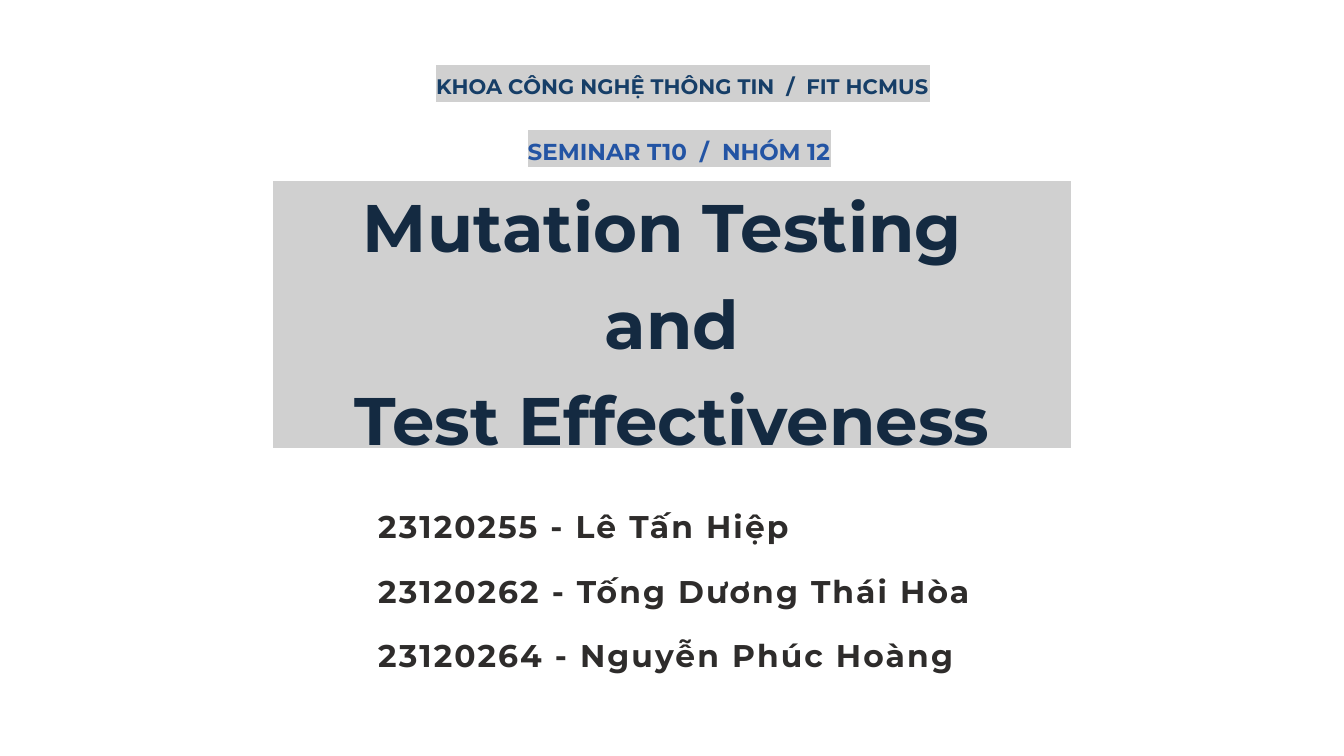
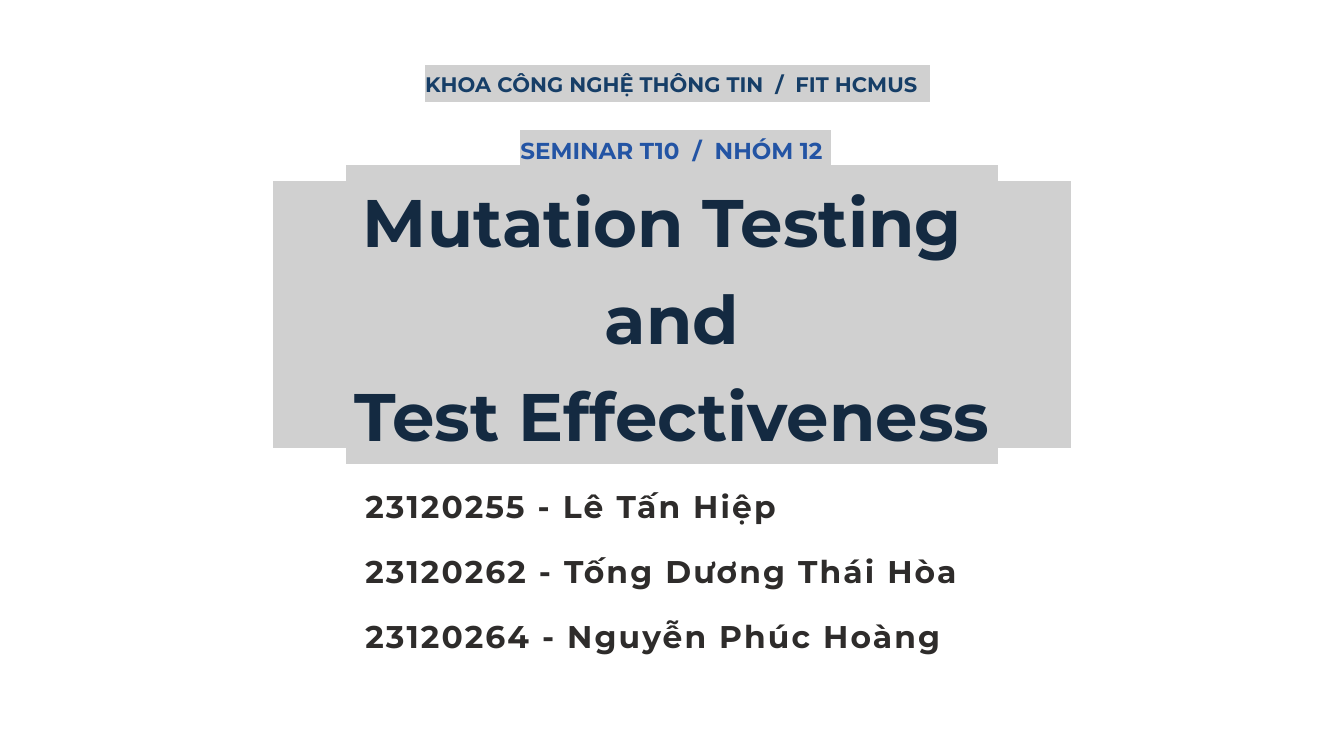
Before and after one commit to tkob-team/T10_Mutation_Testing_and_Test_Effectiveness, a slide deck: slide 1 of submission/w13/T10_Mutation_Testing_Slides.pptx. Drawn at 1344x756 pixels with LibreOffice and Linux fonts; fonts in the diff are those of the drawing; grey boxes stand for pictures; background and template pictures are left out. Boxes give left, top, right and bottom in pixels: in the first picture for what was removed or moved away, otherwise in the second. Text is boxed around its words. In the diff, an @@ line names an element or a change of style, - is before the commit and + after.

```diff
--- a/submission/w13/T10_Mutation_Testing_Slides.pptx
+++ b/submission/w13/T10_Mutation_Testing_Slides.pptx
@@ text "KHOA CÔNG NGHỆ THÔNG TIN ...": place and size @@
-text "KHOA CÔNG NGHỆ THÔNG TIN ..." at bbox=[436, 75, 928, 99]
+text "KHOA CÔNG NGHỆ THÔNG TIN ..." at bbox=[425, 73, 917, 97]
@@ text "KHOA CÔNG NGHỆ THÔNG TIN ..." at bbox=[425, 73, 917, 97]: line spacing 1.2 to 32.4pt @@
@@ picture added at bbox=[425, 65, 919, 102] @@
@@ text "SEMINAR T10 / NHÓM 12": place and size @@
-text "SEMINAR T10 / NHÓM 12" at bbox=[528, 139, 830, 161]
+text "SEMINAR T10 / NHÓM 12" at bbox=[520, 138, 823, 160]
@@ text "SEMINAR T10 / NHÓM 12" at bbox=[520, 138, 823, 160]: line spacing 1.2 to 35.6pt @@
@@ picture added at bbox=[520, 130, 823, 167] @@
@@ text "Mutation Testing" at bbox=[354, 194, 989, 442]: line spacing 1.2 to 103.7pt @@
@@ picture added at bbox=[346, 165, 999, 464] @@
@@ text "23120255 - Lê Tấn Hiệp": place and size @@
-text "23120255 - Lê Tấn Hiệp" at bbox=[378, 512, 969, 674]
+text "23120255 - Lê Tấn Hiệp" at bbox=[365, 492, 956, 655]
@@ text "23120255 - Lê Tấn Hiệp" at bbox=[365, 492, 956, 655]: line spacing 1.72 to 69.5pt @@
```
Also in this commit, not shown: 14 other slides changed, 5 slides added, 7 slides removed, 5 other files.
